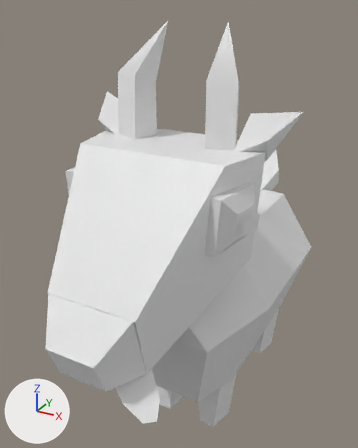
A saved change to the FBX model Assets/[BaifosFarm]/Cabras/CabraNegra/Modelo/CabraNegra.fbx.
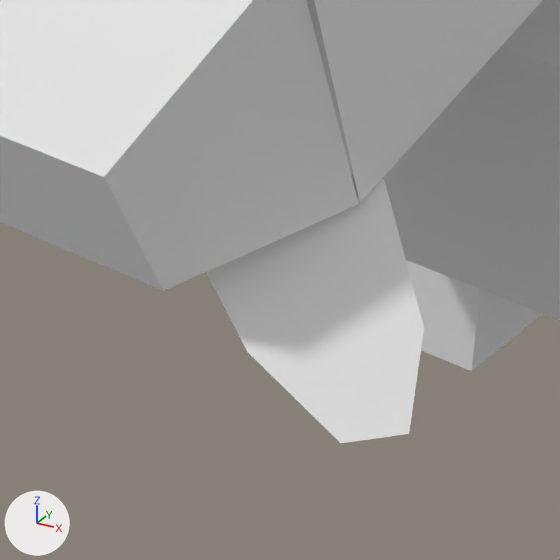
The first picture shows the older version from a 50 mm camera at (0.35, -0.792, 0.737) aimed at (-0.052, -0.06, 0.371). The close-ups show both versions on the part from 20% to 53% of the width and 74% to 100% of the height of that picture; other places that the commit changed are outside them. Lighting does not change. The marker at lower left points along +X, +Y and +Z. Where no turn or scale is listed for an object, it has been applied to the vertices.

In view in the first close-up: 'Cabeza001', 'Cuerpo', 'Lengua002', 'Nariz002', 'Pata alder001'.
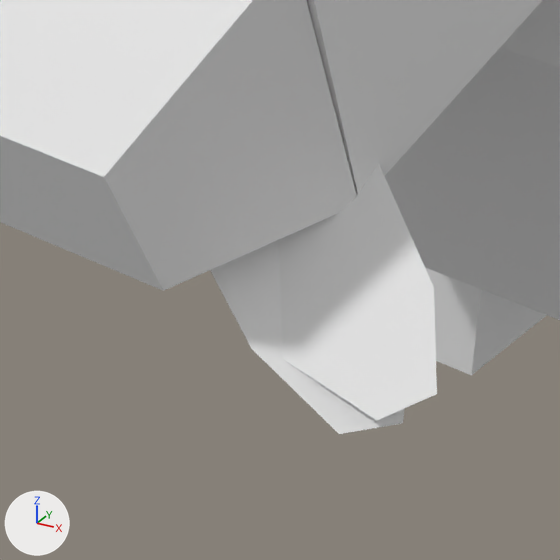
Boxes [x1, y1, x2, y2] around the edits, measured in the close-ups (560 x 560 px):
'Lengua002', reshaped, turned, rescaled: before [206, 176, 424, 443]; after [210, 240, 405, 434]
'Lengua003', added: after [278, 163, 437, 421]
'Pata alder001', moved, rescaled: before [406, 260, 543, 371]; after [426, 268, 547, 375]

The change, as a list of edits to the scene's bpy script:
```text
Change me_mesh_013:
    where me_mesh_013.from_pydata(...)  # 7 vertices, 1 face; spans x -4.11..4.11, y -3.91..0.0, z 0.0
    used by ob_lengua002; parent = ob_nariz002; location = (1.007, -0.0707, -0.207); rotation_euler = (1.984, -0.841, 0.151), in degrees (114, -48, 8.7); scale = (0.197, 0.45, 0.72)
    me_mesh_013 part 1
    me_mesh_013.vertices[1].co: (-4.11, 0.0, 0.0) -> (-4.06, -0.11, 0.0)
    me_mesh_013.vertices[2].co: (-3.32, -2.41, 0.0) -> (-3.24, -2.46, 0.0)  # pixel (247, 351) -> pixel (251, 348)
    me_mesh_013.vertices[3].co: (-1.27, -3.91, 0.0) -> (-1.2, -3.89, 0.0)  # pixel (340, 443) -> pixel (339, 434)
    me_mesh_013.vertices[4].co: (1.27, -3.91, 0.0) -> (1.3, -3.85, 0.0)  # pixel (409, 433) -> pixel (402, 423)
    me_mesh_013.vertices[5].co: (3.32, -2.41, 0.0) -> (3.3, -2.37, 0.0)  # pixel (424, 327) -> not seen
    me_mesh_013.vertices[6].co: (4.11, 0.0, 0.0) -> (4.07, 0.0, 0.0)
Add me_lengua003_ncl1_1:
    me_lengua003_ncl1_1.from_pydata([(0.0, 0.0, 0.0), (-4.06, -0.11, 0.0), (-3.24, -2.46, 0.0), (-1.2, -3.89, 0.0), (1.3, -3.85, 0.0), (3.3, -2.37, 0.0), (4.07, 0.0, 0.0)], [], [(0, 6, 5, 4, 3, 2, 1)])
Change ob_lengua002:
    ob_lengua002.rotation_euler: (1.984, -0.841, 0.151) -> (1.981, -0.834, 0.152)  # degrees (114, -48, 8.7)
    ob_lengua002.scale: (0.197, 0.45, 0.72) -> (0.188, 0.437, 0.79)
Change ob_pata_alder001:
    ob_pata_alder001.location: (-2.175, 0.156, 5.938) -> (-2.175, -0.203, 5.938)
    ob_pata_alder001.scale: (0.791, 0.892, 0.854) -> (0.786, 0.893, 0.801)
Add ob_lengua003:
    ob_lengua003 = bpy.data.objects.new('Lengua003', me_lengua003_ncl1_1)
    ob_lengua003.parent = ob_nariz002
    ob_lengua003.location = (1.007, -0.0707, -0.207)
    ob_lengua003.rotation_euler = (0.946, 2.291, -0.276)  # degrees (54, 131, -16)
    ob_lengua003.scale = (-0.189, -0.431, -0.783)
```
